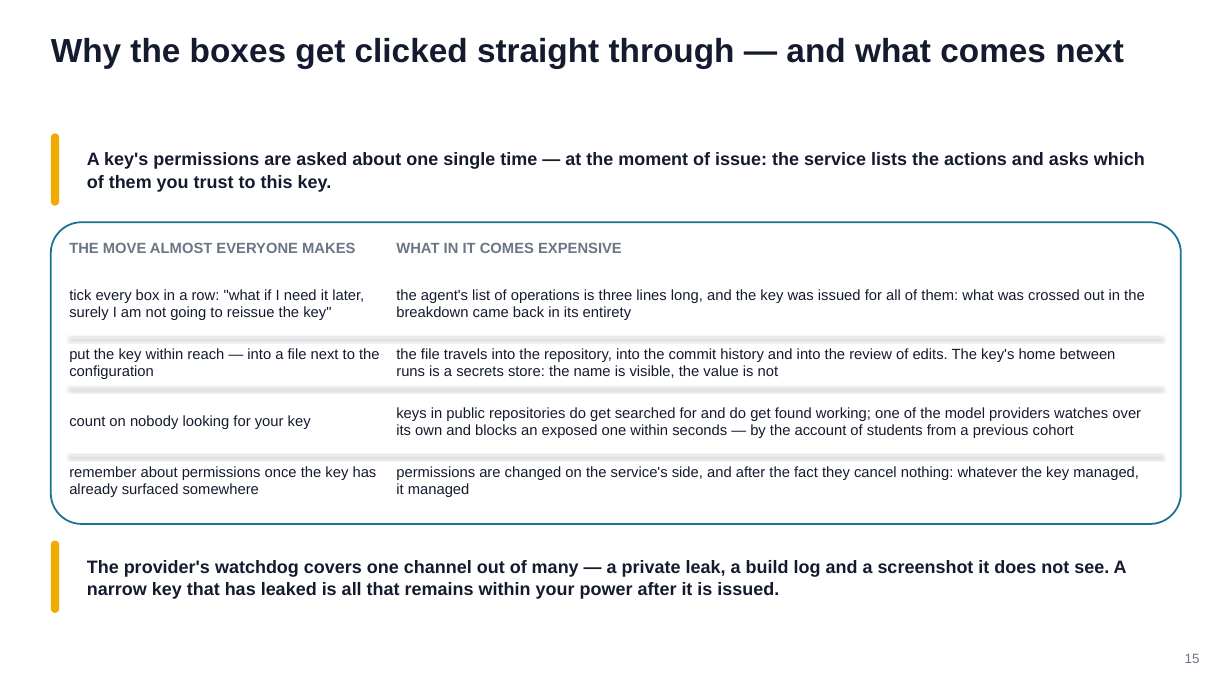
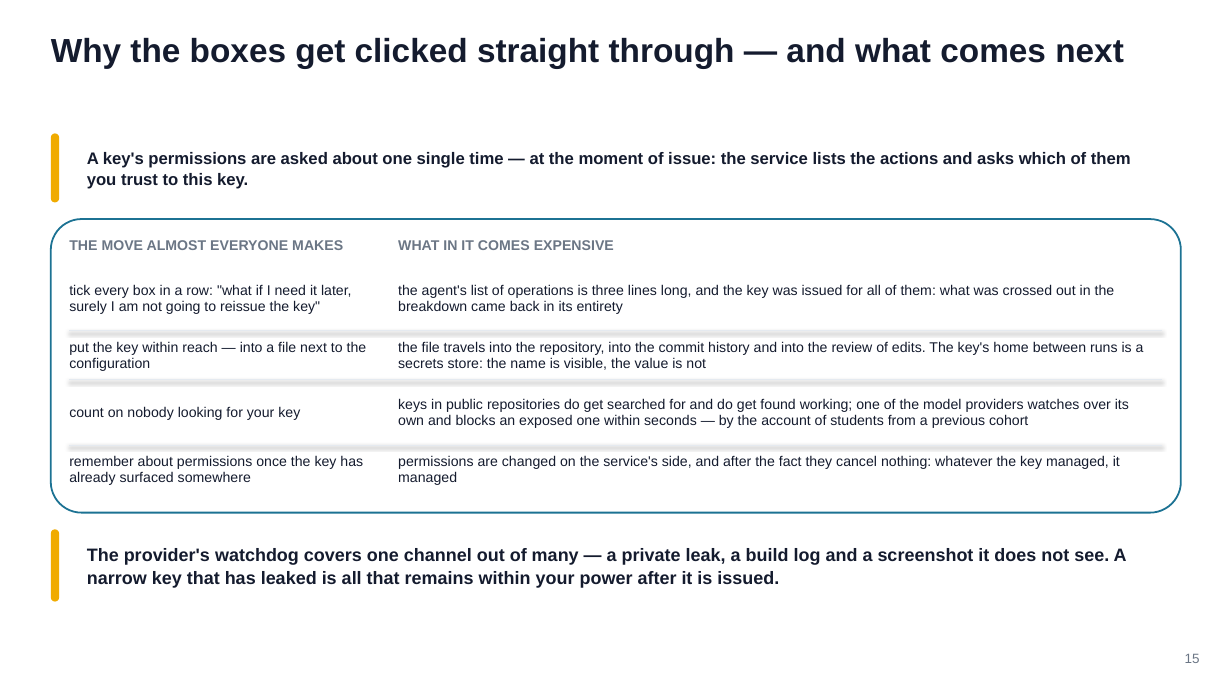
Before and after one commit to tellina-study/AI-usage-lessons, a slide deck: slide 15 of library/seminars/sem-06/rendered/sem-06-en.pptx. Drawn at 1232x693 pixels with LibreOffice and Linux fonts; fonts in the diff are those of the drawing. Boxes give left, top, right and bottom in pixels: in the first picture for what was removed or moved away, otherwise in the second. Text is boxed around its words. In the diff, an @@ line names an element or a change of style, - is before the commit and + after.

```diff
--- a/library/seminars/sem-06/rendered/sem-06-en.pptx
+++ b/library/seminars/sem-06/rendered/sem-06-en.pptx
@@ text "A key's permissions are asked ..." at [87, 152, 1131, 189]: size 14 to 13 pt; line spacing 17.4pt to 16.1pt @@
@@ rounded rectangle: place and size @@
-rounded rectangle at [51, 223, 1181, 525]
+rounded rectangle at [51, 219, 1181, 513]
@@ rounded rectangle at [51, 219, 1181, 513]: proportions changed @@
@@ text "THE MOVE ALMOST EVERYONE MAKES" at [69, 240, 343, 250]: size 11.5 to 11 pt; line spacing 12.7pt to 12.1pt @@
@@ text "WHAT IN IT COMES EXPENSIVE" at [398, 240, 614, 250]: size 11.5 to 11 pt; line spacing 12.7pt to 12.1pt @@
@@ 2 texts, 2 lines: place and size @@
-2 texts, 2 lines at [69, 337, 1163, 438]
+2 texts, 2 lines at [69, 331, 1163, 428]
@@ size 11.5 to 11 pt; line spacing 13.2pt to 12.6pt in 8 elements at [398, 284, 1115, 314], [69, 284, 352, 314], [398, 341, 1144, 370], [398, 398, 1129, 428], [69, 341, 367, 371], [69, 406, 300, 420], [398, 455, 1120, 485], [69, 455, 363, 485] @@
@@ 3 texts, 1 line, 1 rounded rectangle: place and size @@
-3 texts, 1 line, 1 rounded rectangle at [51, 455, 1163, 613]
+3 texts, 1 line, 1 rounded rectangle at [51, 445, 1163, 602]
```
Also in this commit, not shown: 2 other slides changed, 36 other files.
